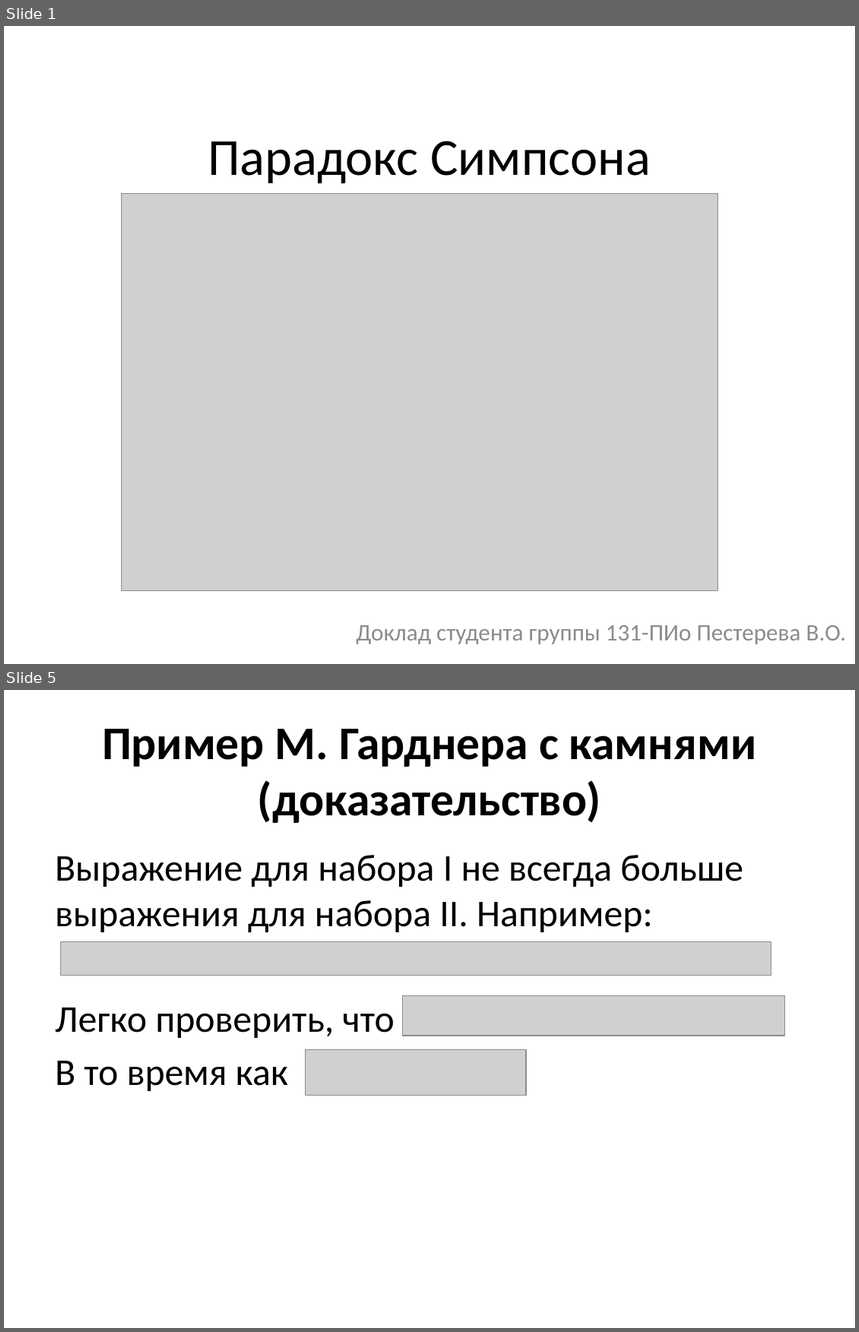
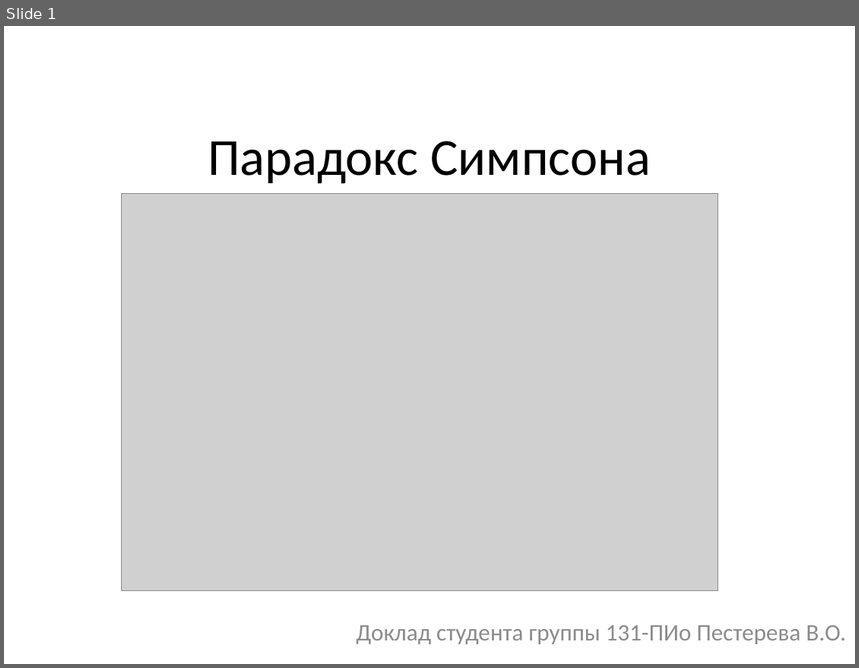
Before and after one commit to liaten/third_course, a slide deck: int_analysis_mat_methods/06_simpson/simpson.pptx. Shown one above the other, each under a label of ours: slides 1 and 5 before the commit, slide 1 after it; the slides between them are not shown. The pictures are 859x1332 and 859x668 pixels, drawn with LibreOffice and Linux fonts; fonts in the diff are those of the drawing; grey boxes stand for pictures. Boxes give left, top, right and bottom in pixels: in the first picture for what was removed or moved away, otherwise in the second. Text is boxed around its words. In the diff, an @@ line names an element or a change of style, - is before the commit and + after.

```diff
--- a/int_analysis_mat_methods/06_simpson/simpson.pptx
+++ b/int_analysis_mat_methods/06_simpson/simpson.pptx
@@ slide 5 removed at [4, 690, 855, 1328], background #FFFFFF @@
@@ title removed at [102, 729, 756, 823] @@
-Пример М. Гарднера с камнями (доказательство)
@@ text removed at [55, 855, 743, 1091] @@
-Выражение для набора I не всегда больше выражения для набора II. Например:
-Легко проверить, что
-В то время как
@@ picture removed at [61, 942, 772, 975] @@
@@ picture removed at [403, 996, 785, 1036] @@
@@ picture removed at [305, 1050, 526, 1096] @@
```
Also in this commit, not shown: 1 slide changed, 4 slides added, 6 other slides removed, 2 other files.
